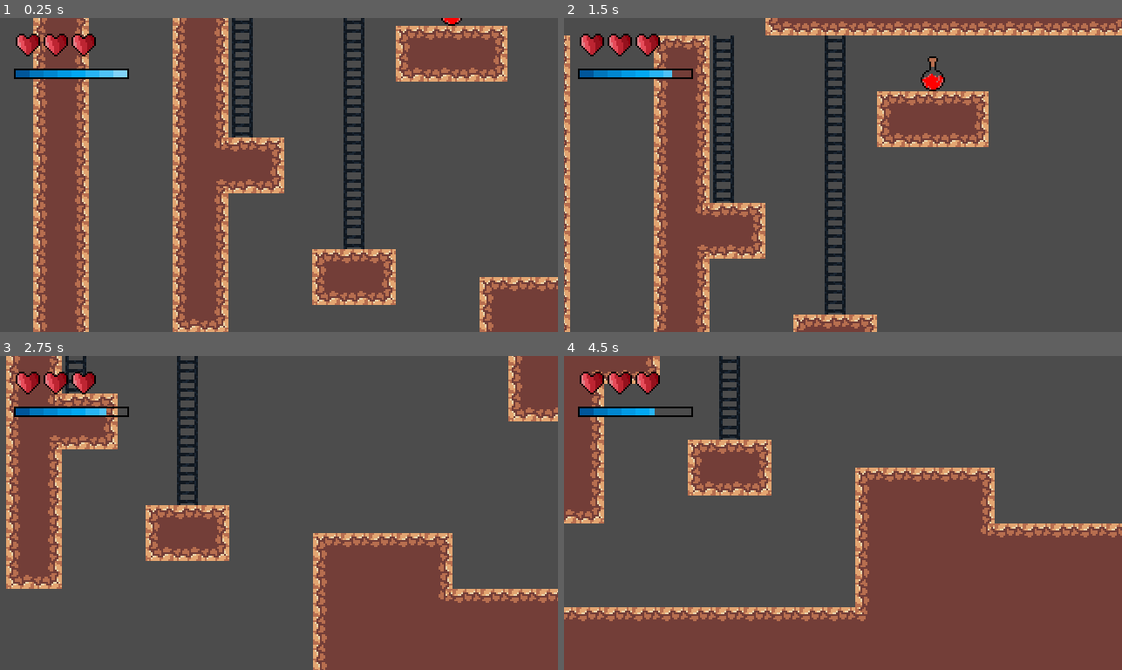
Above: before the commit, frames 1-4 (two rows, left to right).
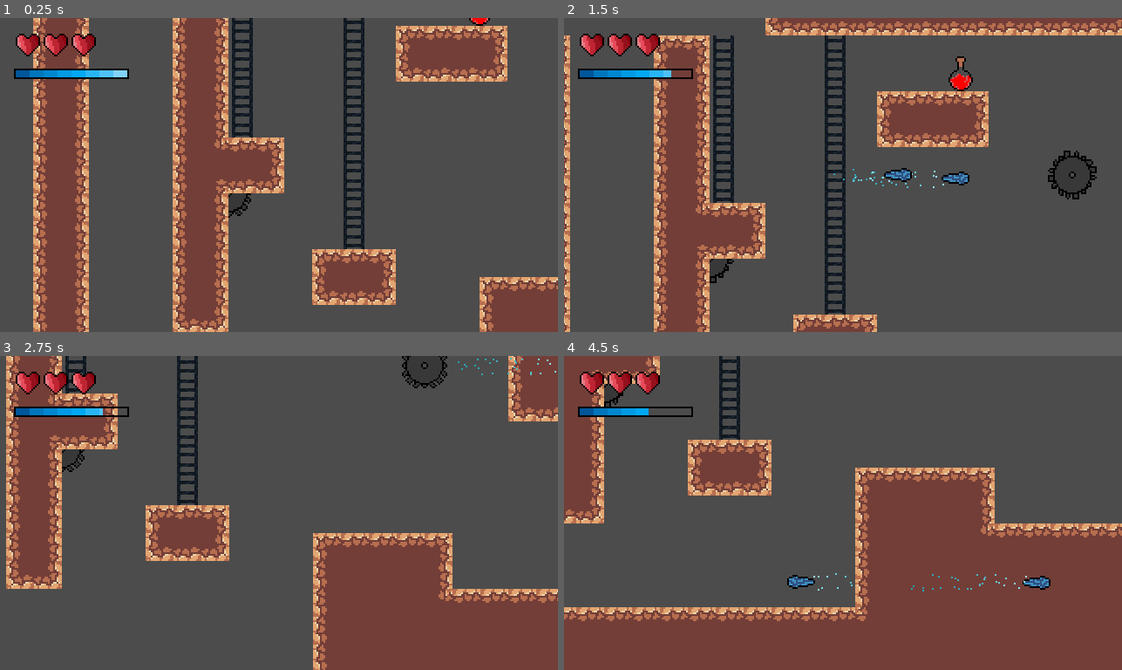
Above: after the commit, the same moments.

Repository: debobrad579/Labyrinth
Game: Godot game, scene res://Main.tscn
Same seed, same stepped clock (60 frames per second), same inputs: the game is played once before the commit and once after it.
Inputs (mouse positions are in pixels of both pictures, inside the frame that each line leads up to):
- Up to frame 1 (0.25 s): no input
- Up to frame 2 (1.5 s): move the mouse to (965, 159) at 0.52 s; hold D (walk_right_p1) from 0.53 s (still down); click (965, 159) at 0.6 s; tap Space (jump_p1) at 0.77 s; right-click (965, 159) at 0.8 s; move the mouse to (731, 190) at 1.27 s; right-click (731, 190) at 1.35 s
- Up to frame 3 (2.75 s): tap Space (jump_p1) at 1.52 s; tap Down (down_p2) at 1.55, 2.1 s; move the mouse to (334, 443) at 2.02 s; release D (walk_right_p1) at 2.03 s; hold A (walk_left_p1) from 2.03 s (still down); tap / (secondary_attack_p2, bound only after the commit) at 2.3 s
- Up to frame 4 (4.5 s): move the mouse to (815, 575) at 2.77 s; release A (walk_left_p1) at 2.78 s; hold D (walk_right_p1) 2.78-4.28 s; tap / (secondary_attack_p2, bound only after the commit) at 2.85 s; tap Space (jump_p1) at 3.02, 3.77 s; click (815, 575) at 3.05 s; move the mouse to (1010, 560) at 3.52 s; click (1010, 560) at 3.6 s; right-click (1010, 560) at 3.8 s; move the mouse to (675, 465) at 4.27 s; hold A (walk_left_p1) from 4.28 s (still down); right-click (675, 465) at 4.35 s

The runs differ from the first frame. In frame 1, 0.2% of the frame differs, in the area x 40-88%, y 0-64%; in frame 2, 1.2%, in the area x 19-96%, y 12-85%; in frame 3, 0.3%; in frame 4, 0.4%.

Commit message:
Added mana-consuming projectile.

Diff:
--- a/Enemies/BasicGroundEnemy.tscn
+++ b/Enemies/BasicGroundEnemy.tscn
@@ -21,7 +21,6 @@
 shape = SubResource( 1 )
 
 [node name="Hurtbox" parent="." instance=ExtResource( 4 )]
-collision_layer = 4
 collision_mask = 32
 
 [node name="CollisionShape2D" parent="Hurtbox" index="0"]
--- /dev/null
+++ b/Graphics/MagicGradiant.tres
@@ -0,0 +1,5 @@
+[gd_resource type="Gradient" format=2]
+
+[resource]
+offsets = PoolRealArray( 0, 0.345178, 0.675127, 1 )
+colors = PoolColorArray( 0.615686, 0.913725, 0.956863, 1, 0.32549, 0.729412, 0.788235, 1, 0.219608, 0.658824, 0.72549, 1, 0.156863, 0.627451, 0.701961, 1 )
--- a/Main.tscn
+++ b/Main.tscn
@@ -18,6 +18,7 @@
 [ext_resource path="res://Items/SmallHealthPotion.tscn" type="PackedScene" id=16]
 [ext_resource path="res://Items/MediumManaPotion.tscn" type="PackedScene" id=17]
 [ext_resource path="res://Items/LargeHealthPotion.tscn" type="PackedScene" id=18]
+[ext_resource path="res://Objects/SawBlade.tscn" type="PackedScene" id=19]
 
 [sub_resource type="RectangleShape2D" id=1]
 extents = Vector2( 8, 56 )
@@ -29,10 +30,6 @@
 __meta__ = {
 "_edit_horizontal_guides_": [ -56.0 ]
 }
-
-[node name="Camera" parent="." instance=ExtResource( 2 )]
-pixel_stretch_point = 100
-min_scale = 1.4
 
 [node name="Objects" type="Node2D" parent="."]
 
@@ -47,6 +44,16 @@
 
 [node name="CollisionShape2D" parent="Objects/Ladder2" index="0"]
 shape = SubResource( 2 )
+
+[node name="SawBlade" parent="Objects" instance=ExtResource( 19 )]
+position = Vector2( 96, 16 )
+
+[node name="SawBlade2" parent="Objects" instance=ExtResource( 19 )]
+position = Vector2( 304, -32 )
+
+[node name="Camera" parent="." instance=ExtResource( 2 )]
+pixel_stretch_point = 100
+min_scale = 1.4
 
 [node name="TileMap" parent="." instance=ExtResource( 1 )]
 tile_data = PoolIntArray( -655352, 0, 0, -655351, 0, 1, -655350, 0, 1, -655349, 0, 1, -655348, 0, 1, -655347, 0, 1, -65 …(6800 unchanged characters)…
@@ -98,7 +105,7 @@
 [node name="Items" type="Node2D" parent="."]
 
 [node name="LargeHealthPotion" parent="Items" instance=ExtResource( 18 )]
-position = Vector2( 224, -88 )
+position = Vector2( 240, -88 )
 
 [node name="MediumHealthPotion" parent="Items" instance=ExtResource( 15 )]
 position = Vector2( 0, -120 )
--- /dev/null
+++ b/Objects/SawBlade.gd
@@ -0,0 +1,8 @@
+extends Area2D
+
+export var damage = 2
+
+onready var animatedSprite = $AnimatedSprite
+
+func _ready():
+	animatedSprite.playing = true
--- /dev/null
+++ b/Objects/SawBlade.tscn
@@ -0,0 +1,70 @@
+[gd_scene load_steps=16 format=2]
+
+[ext_resource path="res://Graphics/SawBlade-Sheet.png" type="Texture" id=1]
+[ext_resource path="res://Objects/SawBlade.gd" type="Script" id=2]
+
+[sub_resource type="CircleShape2D" id=1]
+radius = 12.0
+
+[sub_resource type="AtlasTexture" id=2]
+atlas = ExtResource( 1 )
+region = Rect2( 0, 0, 32, 32 )
+
+[sub_resource type="AtlasTexture" id=3]
+atlas = ExtResource( 1 )
+region = Rect2( 32, 0, 32, 32 )
+
+[sub_resource type="AtlasTexture" id=4]
+atlas = ExtResource( 1 )
+region = Rect2( 64, 0, 32, 32 )
+
+[sub_resource type="AtlasTexture" id=5]
+atlas = ExtResource( 1 )
+region = Rect2( 96, 0, 32, 32 )
+
+[sub_resource type="AtlasTexture" id=6]
+atlas = ExtResource( 1 )
+region = Rect2( 128, 0, 32, 32 )
+
+[sub_resource type="AtlasTexture" id=7]
+atlas = ExtResource( 1 )
+region = Rect2( 160, 0, 32, 32 )
+
+[sub_resource type="AtlasTexture" id=8]
+atlas = ExtResource( 1 )
+region = Rect2( 192, 0, 32, 32 )
+
+[sub_resource type="AtlasTexture" id=9]
+atlas = ExtResource( 1 )
+region = Rect2( 224, 0, 32, 32 )
+
+[sub_resource type="AtlasTexture" id=10]
+atlas = ExtResource( 1 )
+region = Rect2( 256, 0, 32, 32 )
+
+[sub_resource type="AtlasTexture" id=11]
+atlas = ExtResource( 1 )
+region = Rect2( 288, 0, 32, 32 )
+
+[sub_resource type="AtlasTexture" id=12]
+atlas = ExtResource( 1 )
+region = Rect2( 320, 0, 32, 32 )
+
+[sub_resource type="SpriteFrames" id=13]
+animations = [ {
+"frames": [ SubResource( 2 ), SubResource( 3 ), SubResource( 4 ), SubResource( 5 ), SubResource( 6 ), SubResource( 7 ), SubResource( 8 ), SubResource( 9 ), SubResource( 10 ), SubResource( 11 ), SubResource( 12 ) ],
+"loop": true,
+"name": "default",
+"speed": 40.0
+} ]
+
+[node name="SawBlade" type="Area2D"]
+collision_layer = 0
+collision_mask = 64
+script = ExtResource( 2 )
+
+[node name="CollisionShape2D" type="CollisionShape2D" parent="."]
+shape = SubResource( 1 )
+
+[node name="AnimatedSprite" type="AnimatedSprite" parent="."]
+frames = SubResource( 13 )
--- /dev/null
+++ b/Player/MagicProjectile.gd
@@ -0,0 +1,50 @@
+extends Node2D
+
+export var SPEED = 150
+
+onready var sprite = $Sprite
+onready var particles = $Particles2D
+onready var player1 = get_tree().get_root().find_node("Player1", true, false)
+onready var player2 = get_tree().get_root().find_node("Player2", true, false)
+
+var players = 1
+var closest_player = player1
+var direction_x = 1
+var direction_y = 0
+var knockback_2 = 0
+var motion = Vector2.ZERO
+
+func _ready():
+	if player2 != null:
+		players = 2
+	if players == 2:
+		if player1.position.x - self.position.x > player2.position.x - self.position.x:
+			closest_player = player1
+		else:
+			closest_player = player2
+	if players == 1:
+		closest_player = player1
+	direction_y = closest_player.direction_facing.y
+	direction_x = closest_player.direction_facing.x
+	if direction_y == 0:
+		if direction_x == -1:
+			sprite.flip_h = true
+			particles.position.x += 16
+	else:
+		sprite.rotation_degrees = direction_y * 90
+		if direction_y == -1:
+			particles.position.x += 8
+			particles.position.y += 8
+		else:
+			particles.position.x += 8
+			particles.position.y += -8
+
+func _physics_process(delta):
+	if direction_y == 0:
+		motion.x = SPEED * delta * direction_x
+	else:
+		motion.y = SPEED * delta * direction_y
+	translate(motion)
+
+func _on_VisibilityNotifier2D_screen_exited():
+	queue_free()
--- /dev/null
+++ b/Player/MagicProjectile.tscn
@@ -0,0 +1,49 @@
+[gd_scene load_steps=8 format=2]
+
+[ext_resource path="res://Graphics/MagicProjectile.png" type="Texture" id=1]
+[ext_resource path="res://Player/MagicProjectile.gd" type="Script" id=2]
+[ext_resource path="res://Graphics/MagicGradiant.tres" type="Gradient" id=3]
+
+[sub_resource type="GradientTexture" id=1]
+gradient = ExtResource( 3 )
+
+[sub_resource type="GradientTexture" id=2]
+gradient = ExtResource( 3 )
+
+[sub_resource type="ParticlesMaterial" id=3]
+trail_color_modifier = SubResource( 2 )
+emission_shape = 1
+emission_sphere_radius = 5.0
+flag_disable_z = true
+gravity = Vector3( 0, 0, 0 )
+orbit_velocity = 0.0
+orbit_velocity_random = 0.0
+color_ramp = SubResource( 1 )
+
+[sub_resource type="CapsuleShape2D" id=4]
+radius = 8.0
+height = 0.0
+
+[node name="MagicProjectile" type="Area2D"]
+collision_layer = 32
+collision_mask = 4
+script = ExtResource( 2 )
+
+[node name="Sprite" type="Sprite" parent="."]
+texture = ExtResource( 1 )
+
+[node name="Particles2D" type="Particles2D" parent="."]
+position = Vector2( -8, 0 )
+amount = 30
+lifetime = 0.2
+speed_scale = 0.48
+local_coords = false
+process_material = SubResource( 3 )
+
+[node name="VisibilityNotifier2D" type="VisibilityNotifier2D" parent="."]
+scale = Vector2( 0.5, 0.5 )
+
+[node name="CollisionShape2D" type="CollisionShape2D" parent="."]
+rotation = 1.5708
+shape = SubResource( 4 )
+[connection signal="screen_exited" from="VisibilityNotifier2D" to="." method="_on_VisibilityNotifier2D_screen_exited"]
--- a/Player/Player.gd
+++ b/Player/Player.gd
@@ -13,6 +13,7 @@
 var JUMP
 var DASH
 var ATTACK
+var SECONDARY_ATTACK
 
 # When the players id is changed, adopt appropriate input map.
 # Characteers with an id that is no p1 or p2 would be assigned a blank
@@ -25,33 +26,35 @@
 
 		LEFT = "walk_left_p1"
 		RIGHT = "walk_right_p1"
+		UP = "up_p1"
+		DOWN = "down_p1"
 		JUMP = "jump_p1"
 		DASH = "dash_p1"
 		ATTACK = "attack_p1"
-		UP = "up_p1"
-		DOWN = "down_p1"
+		SECONDARY_ATTACK = "secondary_attack_p1"
 
 	elif player_id == 1:
 
 		LEFT = "walk_left_p2"
 		RIGHT = "walk_right_p2"
+		UP = "up_p2"
+		DOWN = "down_p2"
 		JUMP = "jump_p2"
 		DASH = "dash_p2"
 		ATTACK = "attack_p2"
-		UP = "up_p2"
-		DOWN = "down_p2"
+		SECONDARY_ATTACK = "secondary_attack_p2"
 	# We will change the button maping for the final game.
 
 	else:
 
 		LEFT = ""
 		RIGHT = ""
+		UP = ""
+		DOWN = ""
 		JUMP = ""
 		DASH = ""
 		ATTACK = ""
-		UP = ""
-		DOWN = ""
-
+		SECONDARY_ATTACK = ""
 
 # Export Constants
 export var ACCELERATION = 500
@@ -66,7 +69,12 @@
 export var WALL_SLIDE_ACCELERATION = 2
 export var MAX_WALL_SLIDE_SPEED = 30
 export var DOUBLE_JUMP_TOTAL = 1
-export var MANA_REGENERATION_SPEED = 0.5
+export var MANA_REGENERATION_SPEED = 0.25
+export var PROJECTILE_SUMMONER_POSITION_X = 8
+export var PROJECTILE_SUMMONER_POSITION_Y = 0
+
+# Preload Scenes
+const MAGIC_PROJECTILE = preload("res://Player/MagicProjectile.tscn")
 
 # Preload Nodes
 onready var coyoteTimer = $CoyoteTimer
@@ -85,6 +93,7 @@
 onready var attack_hitbox2 = $BasicAttackPivot/BasicAttack
 onready var stats = $Stats
 onready var hurtbox = $Hurtbox
+onready var projectileSummoner = $ProjectileSummoner
 
 # Player Platforming Variables
 var motion = Vector2.ZERO
@@ -96,7 +105,7 @@
 var wall_double_jump = true
 var jumping = false
 var can_resist = false
-var direction_facing = 0
+var direction_facing = Vector2(1, 0)
 var dash = false
 var climbing = false
 
@@ -106,8 +115,9 @@
 func _ready():
 	change_player_id(player_id)
 	add_to_group("Players", true)
-	attack_hitbox2.knockback_2 = direction_facing
 	Input.set_mouse_mode(Input.MOUSE_MODE_HIDDEN)
+	projectileSummoner.position.x = PROJECTILE_SUMMONER_POSITION_X
+	projectileSummoner.position.y = PROJECTILE_SUMMONER_POSITION_Y
 
 func ladder_detected():
 	if LladderDetector.is_colliding() or RladderDetector.is_colliding():
@@ -133,14 +143,36 @@
 
 	var x_input = Input.get_action_strength(RIGHT) - Input.get_action_strength(LEFT)
 
+	if Input.is_action_pressed(LEFT) and not Input.is_action_pressed(RIGHT):
+		direction_facing.x = -1
+		attack_hitbox2.knockback_2 = 1
+
+	if Input.is_action_pressed(RIGHT) and not Input.is_action_pressed(LEFT):
+		direction_facing.x = 1
+		attack_hitbox2.knockback_2 = 0
+
+	if Input.is_action_pressed(UP):
+		direction_facing.y = -1
+
+	if Input.is_action_pressed(DOWN):
+		direction_facing.y = 1
+
+	if not Input.is_action_pressed(UP) and not Input.is_action_pressed(DOWN):
+		direction_facing.y = 0
+
+	if Input.is_action_pressed(UP) and Input.is_action_pressed(DOWN):
+		direction_facing.y = 0
+
 	if stats.mana < stats.maxMana:
 		stats.mana = move_toward(stats.mana, stats.maxMana, MANA_REGENERATION_SPEED * delta)
 	else:
 		stats.mana = stats.maxMana
 
 	if Input.is_action_just_pressed(DASH) and dash == false:
-		if stats.mana >= 2:
-			stats.mana -= 2
+		pass
+
+	if ladder_detected():
+		on_wall = false
 
 	if Input.is_action_pressed(UP) and ladder_detected():
 		motion.y = -CLIMB_SPEED
@@ -156,17 +188,27 @@
 		climbing = false
 
 	if Input.is_action_just_pressed(ATTACK):
-		attackPivot.rotation_degrees = 180 * direction_facing
+		if direction_facing.x == 1:
+			attackPivot.rotation_degrees = 0
+		else:
+			attackPivot.rotation_degrees = 180
 		attack_hitbox.disabled = false
 		attackTimer.start()
 
-	if Input.is_action_pressed(LEFT) and not Input.is_action_pressed(RIGHT):
-		direction_facing = 1
-		attack_hitbox2.knockback_2 = 1
-
-	if Input.is_action_pressed(RIGHT) and not Input.is_action_pressed(LEFT):
-		direction_facing = 0
-		attack_hitbox2.knockback_2 = 0
+	if direction_facing.y == 0:
+		projectileSummoner.position.y = PROJECTILE_SUMMONER_POSITION_Y
+		projectileSummoner.position.x = PROJECTILE_SUMMONER_POSITION_X * direction_facing.x
+	else:
+		projectileSummoner.position.x = 0
+		projectileSummoner.position.y = PROJECTILE_SUMMONER_POSITION_X * direction_facing.y + 4 * direction_facing.y
+
+	if Input.is_action_just_pressed(SECONDARY_ATTACK):
+		if stats.mana >= 2:
+			stats.mana -= 2
+			var magic_projectile = MAGIC_PROJECTILE.instance()
+			get_parent().add_child(magic_projectile)
+			magic_projectile.knockback_2 = attack_hitbox2.knockback_2
+			magic_projectile.position = projectileSummoner.global_position
 
 	if Input.is_action_just_released(JUMP) or on_floor == true or motion.y > 0:
 		jumping = false
@@ -234,7 +276,7 @@
 		# Exceeds half value, though).
 		if Input.is_action_just_released(JUMP) and motion.y < -JUMP_FORCE/2 and wall_jump == false:
 			motion.y = -JUMP_FORCE/2
-
+			print("yes")
 		# If no horizontal input,
 		if x_input == 0:
 				#Normal friction if by ladder.
--- a/Player/Player.tscn
+++ b/Player/Player.tscn
@@ -150,6 +150,9 @@
 [node name="CollisionShape2D" type="CollisionShape2D" parent="RecoverManaDetector"]
 visible = false
 shape = SubResource( 6 )
+
+[node name="ProjectileSummoner" type="Position2D" parent="."]
+position = Vector2( 8, 0 )
 [connection signal="body_entered" from="WallDetector" to="." method="_on_WallDetector_body_entered"]
 [connection signal="body_exited" from="WallDetector" to="." method="_on_WallDetector_body_exited"]
 [connection signal="timeout" from="WallJumpTimer" to="." method="_on_WallJumpTimer_timeout"]
--- a/project.godot
+++ b/project.godot
@@ -90,7 +90,6 @@
 dash_p1={
 "deadzone": 0.5,
 "events": [ Object(InputEventKey,"resource_local_to_scene":false,"resource_name":"","device":0,"alt":false,"shift":false,"control":false,"meta":false,"command":false,"pressed":false,"scancode":70,"unicode":0,"echo":false,"script":null)
-, Object(InputEventMouseButton,"resource_local_to_scene":false,"resource_name":"","device":0,"alt":false,"shift":false,"control":false,"meta":false,"command":false,"button_mask":0,"position":Vector2( 0, 0 ),"global_position":Vector2( 0, 0 ),"factor":1.0,"button_index":2,"pressed":false,"doubleclick":false,"script":null)
  ]
 }
 walk_right_p2={
@@ -146,6 +145,16 @@
 "events": [ Object(InputEventKey,"resource_local_to_scene":false,"resource_name":"","device":0,"alt":false,"shift":false,"control":false,"meta":false,"command":false,"pressed":false,"scancode":16777234,"unicode":0,"echo":false,"script":null)
  ]
 }
+secondary_attack_p1={
+"deadzone": 0.5,
+"events": [ Object(InputEventMouseButton,"resource_local_to_scene":false,"resource_name":"","device":0,"alt":false,"shift":false,"control":false,"meta":false,"command":false,"button_mask":0,"position":Vector2( 0, 0 ),"global_position":Vector2( 0, 0 ),"factor":1.0,"button_index":2,"pressed":false,"doubleclick":false,"script":null)
+ ]
+}
+secondary_attack_p2={
+"deadzone": 0.5,
+"events": [ Object(InputEventKey,"resource_local_to_scene":false,"resource_name":"","device":0,"alt":false,"shift":false,"control":false,"meta":false,"command":false,"pressed":false,"scancode":47,"unicode":0,"echo":false,"script":null)
+ ]
+}
 
 [layer_names]
 
Not shown, changed: .mono/metadata/ide_messaging_meta.txt
Binary file added: Graphics/MagicProjectile.png
Not shown, added: Graphics/MagicProjectile.png.import
Binary file added: Graphics/SawBlade-Sheet.png
Not shown, added: Graphics/SawBlade-Sheet.png.import
Not shown: 1 places in Main.tscn that only renumber resources
